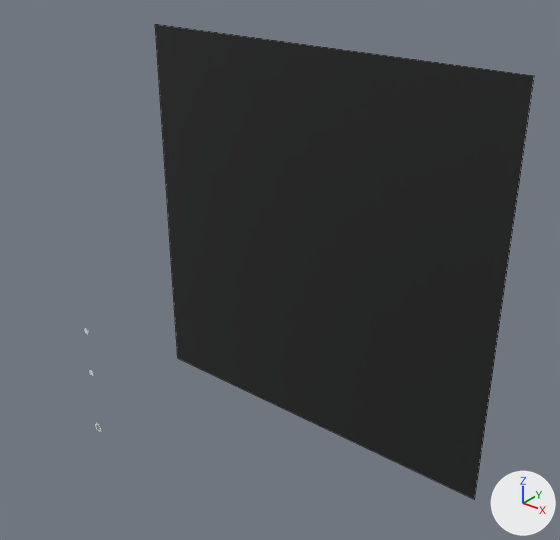
The Blender file src/commonMain/assetsSource/circles.blend, before and after one commit.
Before and after are seen from a camera (50 mm lens) standing at (25.0, -14.1, 19.4) and looking at (2.4, 14.2, 1.8). The axes (+X, +Y, +Z) are drawn at lower right. The lights are the same throughout. Mesh edges are drawn as thin lines on the coarser meshes.

In view in the first picture: 'backtground'.
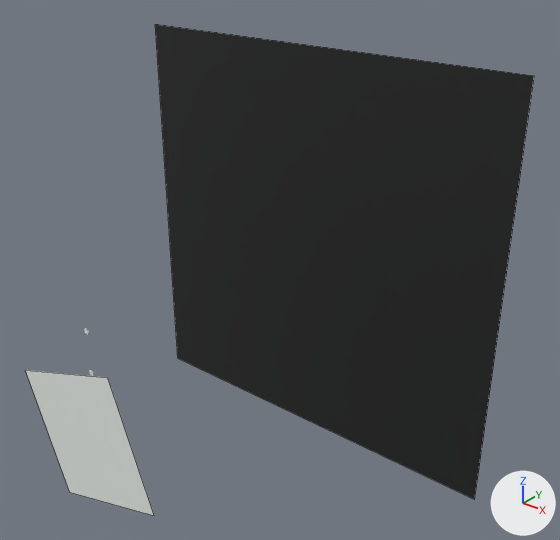
What changed in the scene script:
```text
Add ob_targetsquare:
    ob_targetsquare = bpy.data.objects.new('targetSquare', me_plane_003.copy())  # the mesh of ob_cube
    ob_targetsquare.location = (0.77, 2.38, -2.62)
    ob_targetsquare.rotation_euler = (1.571, -0.334, 0.0)  # degrees (90, -19, 0)
    ob_targetsquare.scale = (26.9, 26.9, 26.9)
```

Location of each change, [x1, y1, x2, y2] in pixels of the pictures (560 x 540 px):
'targetSquare', added
    after: [26, 370, 154, 515]
